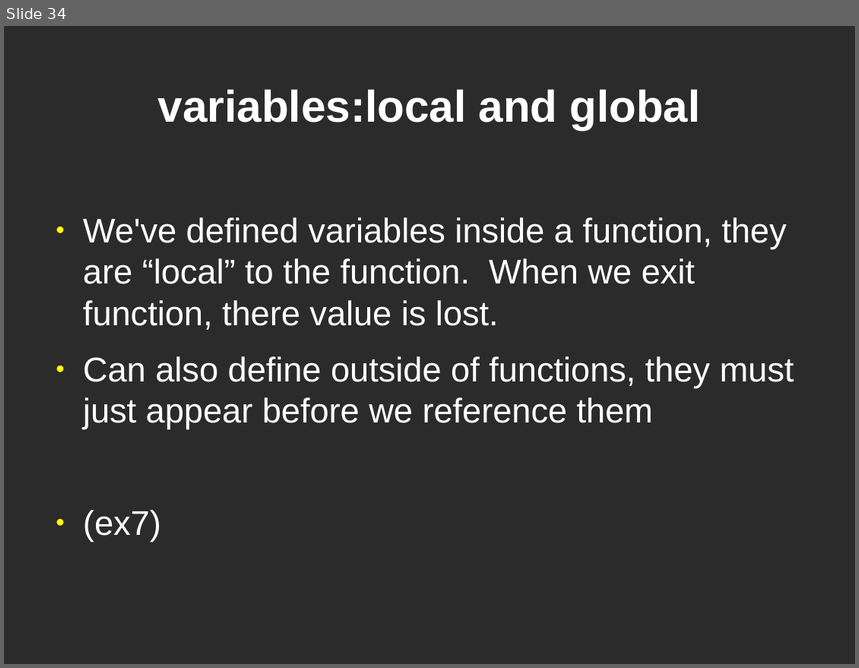
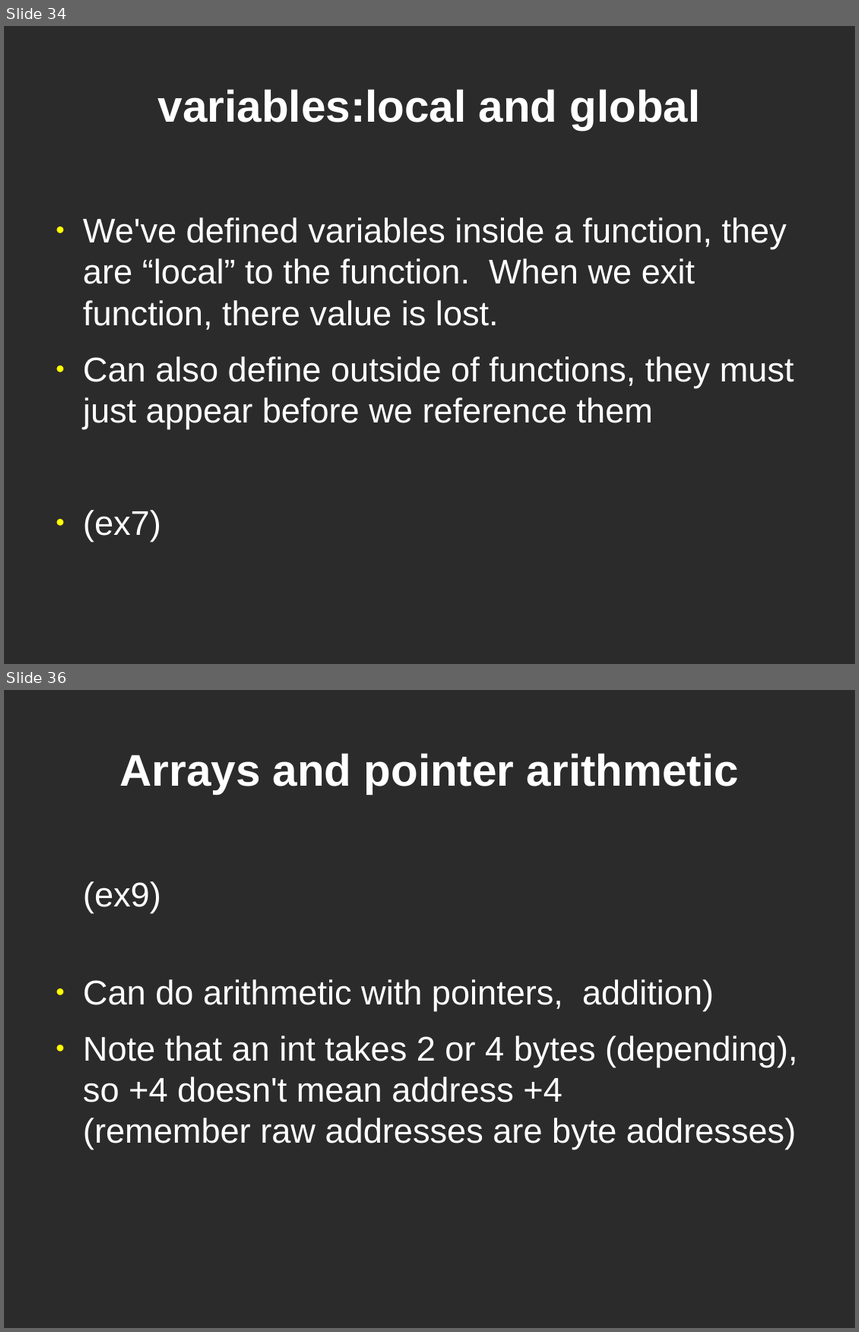
Before and after one commit to dklamet/class, a slide deck: docs/class.odp. Shown one above the other, each under a label of ours: slide 34 before the commit, slides 34 and 36 after it; the slides between them are not shown. The pictures are 859x668 and 859x1332 pixels, drawn with LibreOffice and Linux fonts; fonts in the diff are those of the drawing; background and template pictures are left out; a plain dark background stands for a picture behind light text. Boxes give left, top, right and bottom in pixels: in the first picture for what was removed or moved away, otherwise in the second. Text is boxed around its words. In the diff, an @@ line names an element or a change of style, - is before the commit and + after.

```diff
--- a/docs/class.odp
+++ b/docs/class.odp
@@ slide 36 added at (x1=4, y1=690, x2=855, y2=1328), background picture (left out) @@
@@ title added at (x1=120, y1=753, x2=739, y2=794), 41.4 pt, text #FFFFFF, bold @@
+Arrays and pointer arithmetic
@@ text added at (x1=83, y1=882, x2=797, y2=1150), 32 pt, text #FFFFFF @@
+(ex9)
+● Can do arithmetic with pointers, addition)
+● Note that an int takes 2 or 4 bytes (depending), so +4 doesn't mean address +4
+  (remember raw addresses are byte addresses)
```
Also in this commit, not shown: 2 other slides added, 1 slide removed, 8 other files.
